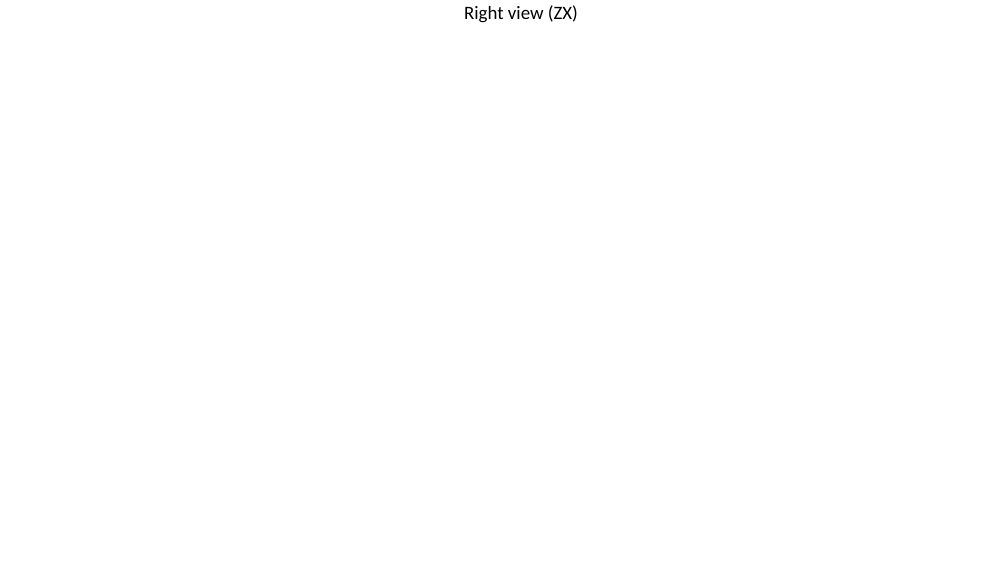
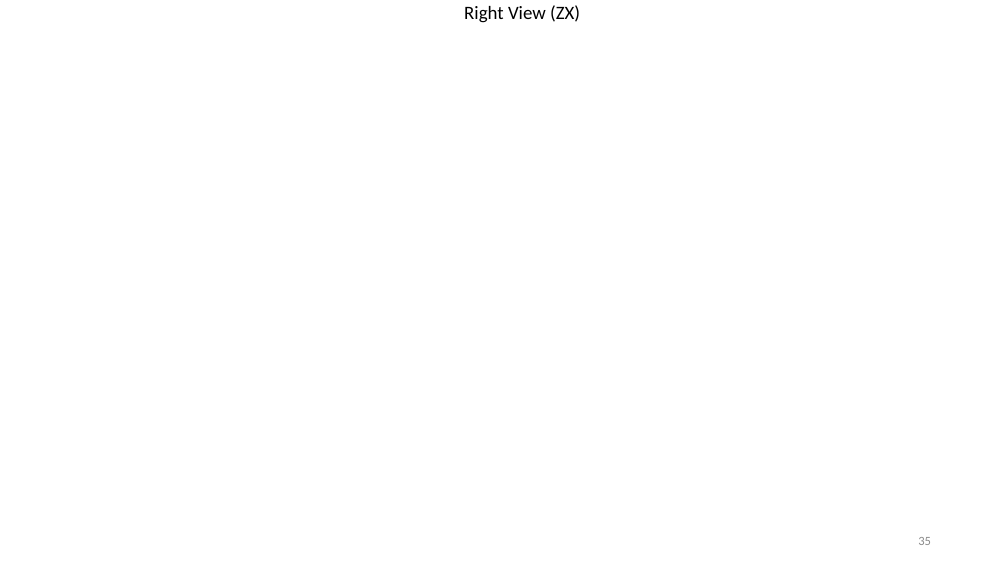
Before and after one commit to AliiRezaei/SMCIdyn, a slide deck: slide 35 of Present/Presentation.pptx. Drawn at 1008x567 pixels with LibreOffice and Linux fonts; fonts in the diff are those of the drawing; background and template pictures are left out. Boxes give left, top, right and bottom in pixels: in the first picture for what was removed or moved away, otherwise in the second. Text is boxed around its words. In the diff, an @@ line names an element or a change of style, - is before the commit and + after.

```diff
--- a/Present/Presentation.pptx
+++ b/Present/Presentation.pptx
@@ text at [464, 5, 580, 23]: text changed @@
-Right view (ZX)
+Right View (ZX)
@@ page number added at [918, 537, 931, 545], 12 pt, text #8C8C8C @@
+35
```
Also in this commit, not shown: 40 other slides changed, 2 slides added, 2 slides removed.
